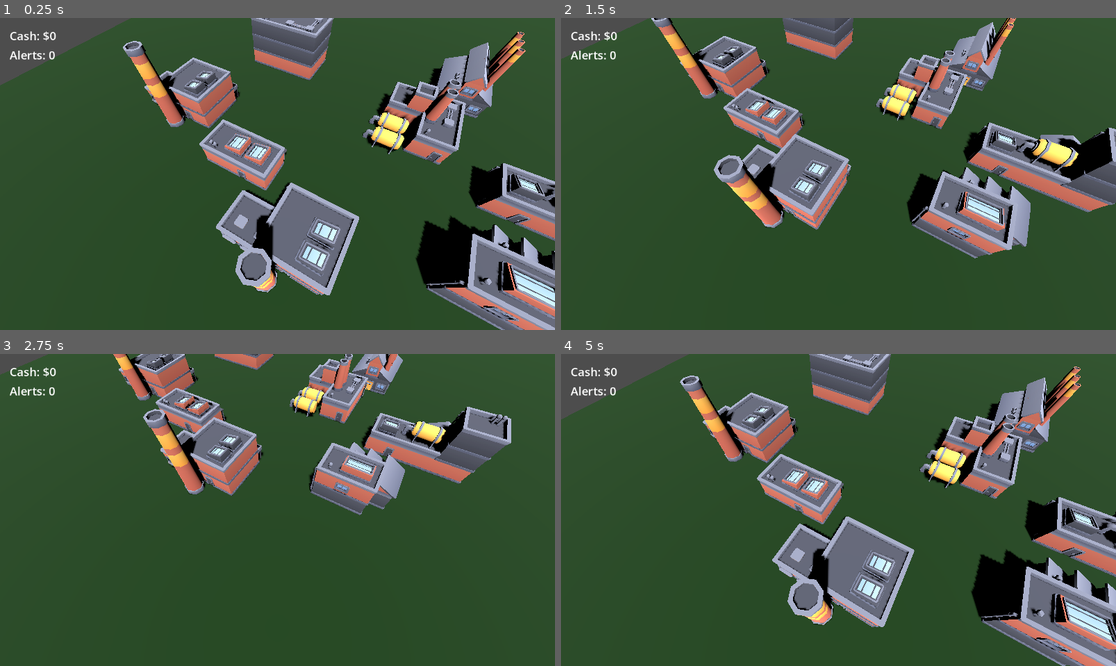
Above: before the commit, frames 1-4 (two rows, left to right).
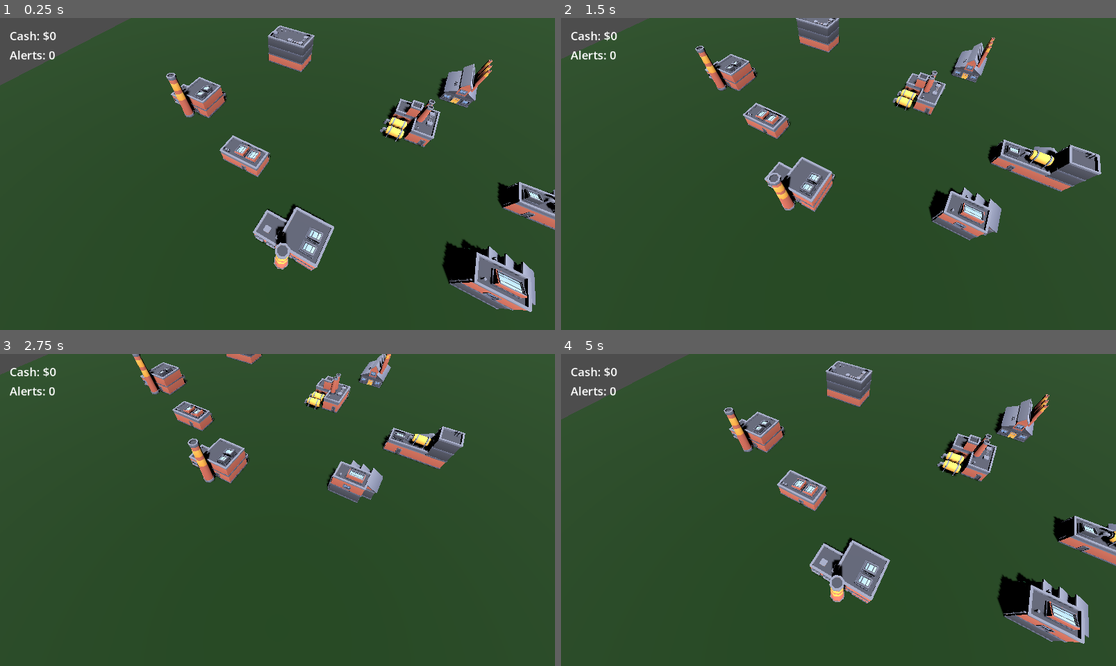
Above: after the commit, the same moments.

Repository: Mseethaler/enterprisecraft
Game: Godot game, scene res://main.tscn
Two runs of this game, one before a commit and one after it. Both use one fixed random seed, a clock stepped at 60 frames per second and the inputs below.
Inputs (mouse positions are in pixels of both pictures, inside the frame that each line leads up to):
- Up to frame 1 (0.25 s): no input
- Up to frame 2 (1.5 s): tap Enter at 0.5 s; move the mouse to (666, 158) at 0.52 s; hold D 0.53-1.28 s; click (666, 158) at 0.67 s; move the mouse to (727, 189) at 1.27 s; hold S from 1.28 s (still down)
- Up to frame 3 (2.75 s): move the mouse to (333, 441) at 2.02 s; release S at 2.03 s; hold D from 2.03 s (still down)
- Up to frame 4 (5 s): move the mouse to (810, 572) at 2.77 s; release D at 2.78 s; hold W 2.78-3.53 s; click (810, 572) at 2.92 s; move the mouse to (1005, 556) at 3.52 s; hold A from 3.53 s (still down); move the mouse to (672, 463) at 4.27 s

The runs differ from the first frame. In frame 1, 24% of the frame differs, in the area x 22-100%, y 0-100%; in frame 2, 21%; in frame 3, 14%; in frame 4, 25%, in the area x 21-100%, y 0-100%.

Commit message:
detail panel

Diff:
--- a/enterprise-craft/command_log.gd
+++ b/enterprise-craft/command_log.gd
@@ -1,11 +1,22 @@
 extends RichTextLabel
 
 const MAX_ENTRIES = 10
+const ENTRY_LIFETIME = 8.0
+
 var entries = []
 
 func _ready() -> void:
 	bbcode_enabled = true
 	text = ""
+
+func _process(delta: float) -> void:
+	if entries.is_empty():
+		return
+	var changed = false
+	for entry in entries:
+		entry["age"] += delta
+	entries = entries.filter(func(e): return e["age"] < ENTRY_LIFETIME)
+	_rebuild()
 
 func log_command(command_type: String, docname: String, status: String) -> void:
 	var color = "white"
@@ -20,12 +31,14 @@
 		"failed":
 			color = "red"
 			icon = "✕"
-
 	var time = Time.get_time_string_from_system()
-	var entry = "[color=%s]%s %s → %s [color=gray]%s[/color][/color]" % [color, icon, command_type, docname, time]
-	entries.append(entry)
-
+	entries.append({
+		"text": "[color=%s]%s %s → %s [color=gray]%s[/color][/color]" % [color, icon, command_type, docname, time],
+		"age": 0.0
+	})
 	if entries.size() > MAX_ENTRIES:
 		entries.pop_front()
+	_rebuild()
 
-	text = "\n".join(entries)
+func _rebuild() -> void:
+	text = "\n".join(entries.map(func(e): return e["text"]))
--- /dev/null
+++ b/enterprise-craft/detail_panel.gd
@@ -0,0 +1,46 @@
+extends CanvasLayer
+
+@onready var title_label = $VBoxContainer/HBoxContainer/TitleLabel
+@onready var close_button = $VBoxContainer/HBoxContainer/CloseButton
+@onready var content_label = $VBoxContainer/ScrollContainer/ContentLabel
+
+func _ready() -> void:
+	hide()
+	close_button.pressed.connect(hide)
+	content_label.bbcode_enabled = true
+	var style = StyleBoxFlat.new()
+	style.bg_color = Color(0.08, 0.08, 0.12, 0.95)
+	style.corner_radius_top_left = 8
+	style.corner_radius_top_right = 8
+	style.corner_radius_bottom_left = 8
+	style.corner_radius_bottom_right = 8
+	$VBoxContainer.add_theme_stylebox_override("panel", style)
+
+func open(doctype: String, docname: String, doc: Dictionary) -> void:
+	title_label.text = "%s — %s" % [doctype, docname]
+	content_label.text = _format_document(doc)
+	show()
+	var viewport_size = get_viewport().get_visible_rect().size
+	var vbox = $VBoxContainer
+	var bg = $ColorRect
+	vbox.position = Vector2(viewport_size.x * 0.1, viewport_size.y * 0.1)
+	vbox.size = Vector2(viewport_size.x * 0.8, viewport_size.y * 0.8)
+	bg.position = vbox.position
+	bg.size = vbox.size
+
+func _format_document(doc: Dictionary) -> String:
+	var lines = []
+	for key in doc.keys():
+		var value = doc[key]
+		if value == null:
+			continue
+		if value is String and value == "":
+			continue
+		if value is int and value == 0:
+			continue
+		if value is float and value == 0.0:
+			continue
+		if value is Dictionary or value is Array:
+			continue
+		lines.append("[color=gray]%s:[/color] %s" % [key, str(value)])
+	return "\n".join(lines)
--- a/enterprise-craft/main.tscn
+++ b/enterprise-craft/main.tscn
@@ -8,6 +8,7 @@
 [ext_resource type="Script" uid="uid://tpr5ar3n27yh" path="res://scripts/input_manager.gd" id="6_7mycd"]
 [ext_resource type="Script" uid="uid://p8l5i2wolgp0" path="res://ContextMenu.gd" id="6_272bh"]
 [ext_resource type="Script" uid="uid://ud4eoqplxvd" path="res://command_log.gd" id="7_5vw27"]
+[ext_resource type="Script" uid="uid://d2r5l81p5o8y6" path="res://detail_panel.gd" id="9_kek77"]
 
 [sub_resource type="PlaneMesh" id="PlaneMesh_ig7tw"]
 size = Vector2(200, 200)
@@ -80,18 +81,61 @@
 offset_bottom = 380.0
 script = ExtResource("7_5vw27")
 
-[node name="SelectionPanel" type="VBoxContainer" parent="HUD" unique_id=63108528]
-offset_right = 40.0
-offset_bottom = 40.0
+[node name="SelectionPanel" type="PanelContainer" parent="HUD" unique_id=910386096]
+anchors_preset = 2
+anchor_top = 1.0
+anchor_bottom = 1.0
+offset_left = 10.0
+offset_top = -77.0
+offset_right = 50.0
+grow_vertical = 0
 
-[node name="Name" type="Label" parent="HUD/SelectionPanel" unique_id=1817770739]
+[node name="VBoxContainer" type="VBoxContainer" parent="HUD/SelectionPanel" unique_id=2123394550]
 layout_mode = 2
 
-[node name="Doctype" type="Label" parent="HUD/SelectionPanel" unique_id=215160399]
+[node name="Status" type="Label" parent="HUD/SelectionPanel/VBoxContainer" unique_id=505332201]
 layout_mode = 2
 
-[node name="Status" type="Label" parent="HUD/SelectionPanel" unique_id=505332201]
+[node name="Doctype" type="Label" parent="HUD/SelectionPanel/VBoxContainer" unique_id=215160399]
+layout_mode = 2
+
+[node name="Name" type="Label" parent="HUD/SelectionPanel/VBoxContainer" unique_id=1817770739]
 layout_mode = 2
 
 [node name="InputManager" type="Node" parent="." unique_id=1130898831 groups=["input_manager"]]
 script = ExtResource("6_7mycd")
+
+[node name="DetailPanel" type="CanvasLayer" parent="." unique_id=582569435 groups=["detail_panel"]]
+script = ExtResource("9_kek77")
+
+[node name="VBoxContainer" type="VBoxContainer" parent="DetailPanel" unique_id=1174660006]
+offset_right = 13.0
+offset_bottom = 27.0
+
+[node name="HBoxContainer" type="HBoxContainer" parent="DetailPanel/VBoxContainer" unique_id=879183938]
+layout_mode = 2
+
+[node name="TitleLabel" type="Label" parent="DetailPanel/VBoxContainer/HBoxContainer" unique_id=1340249056]
+layout_mode = 2
+size_flags_horizontal = 3
+
+[node name="CloseButton" type="Button" parent="DetailPanel/VBoxContainer/HBoxContainer" unique_id=654894535]
+layout_mode = 2
+text = "x"
+
+[node name="ScrollContainer" type="ScrollContainer" parent="DetailPanel/VBoxContainer" unique_id=1538726165]
+layout_mode = 2
+size_flags_vertical = 3
+
+[node name="ContentLabel" type="RichTextLabel" parent="DetailPanel/VBoxContainer/ScrollContainer" unique_id=141903017]
+custom_minimum_size = Vector2(0, 400)
+layout_mode = 2
+size_flags_horizontal = 3
+size_flags_vertical = 3
+bbcode_enabled = true
+scroll_active = false
+
+[node name="ColorRect" type="ColorRect" parent="DetailPanel" unique_id=464290828]
+offset_right = 400.0
+offset_bottom = 500.0
+color = Color(0, 0, 0, 1)
--- a/enterprise-craft/scripts/building_manager.gd
+++ b/enterprise-craft/scripts/building_manager.gd
@@ -63,7 +63,7 @@
 	if ResourceLoader.exists(model_path):
 		var scene = load(model_path)
 		var instance = scene.instantiate()
-		instance.scale = Vector3(10, 10, 10)
+		instance.scale = Vector3(6, 6, 6)
 		body.add_child(instance)
 	else:
 		# Fallback to placeholder box
--- a/enterprise-craft/scripts/command_manager.gd
+++ b/enterprise-craft/scripts/command_manager.gd
@@ -40,6 +40,11 @@
 		return
 	var cmd_def = COMMAND_MAP[label]
 	if cmd_def["command_type"] == "inspect":
+		DocumentFetcher.fetch(doctype, docname, func(doc):
+			var detail_panel = get_tree().get_first_node_in_group("detail_panel")
+			if detail_panel:
+				detail_panel.open(doctype, docname, doc)
+		)
 		return
 
 	var unit_manager = get_tree().get_first_node_in_group("unit_manager")
--- a/enterprise-craft/scripts/hud.gd
+++ b/enterprise-craft/scripts/hud.gd
@@ -3,14 +3,25 @@
 @onready var cash_label = $CashLabel
 @onready var alert_label = $AlertLabel
 @onready var selection_panel = $SelectionPanel
-@onready var selection_name = $SelectionPanel/Name
-@onready var selection_doctype = $SelectionPanel/Doctype
-@onready var selection_status = $SelectionPanel/Status
+@onready var selection_name = $SelectionPanel/VBoxContainer/Name
+@onready var selection_doctype = $SelectionPanel/VBoxContainer/Doctype
+@onready var selection_status = $SelectionPanel/VBoxContainer/Status
 
 func _ready() -> void:
 	WorldState.state_updated.connect(_on_state_updated)
 	WorldState.alert_added.connect(_on_alert_added)
 	selection_panel.hide()
+	var style = StyleBoxFlat.new()
+	style.bg_color = Color(0.1, 0.1, 0.15, 0.85)
+	style.corner_radius_top_left = 6
+	style.corner_radius_top_right = 6
+	style.corner_radius_bottom_left = 6
+	style.corner_radius_bottom_right = 6
+	style.content_margin_left = 10
+	style.content_margin_right = 10
+	style.content_margin_top = 4
+	style.content_margin_bottom = 25
+	selection_panel.add_theme_stylebox_override("panel", style)
 
 func _on_state_updated(module: String) -> void:
 	if module == "accounting":
Not shown, added: enterprise-craft/detail_panel.gd.uid
